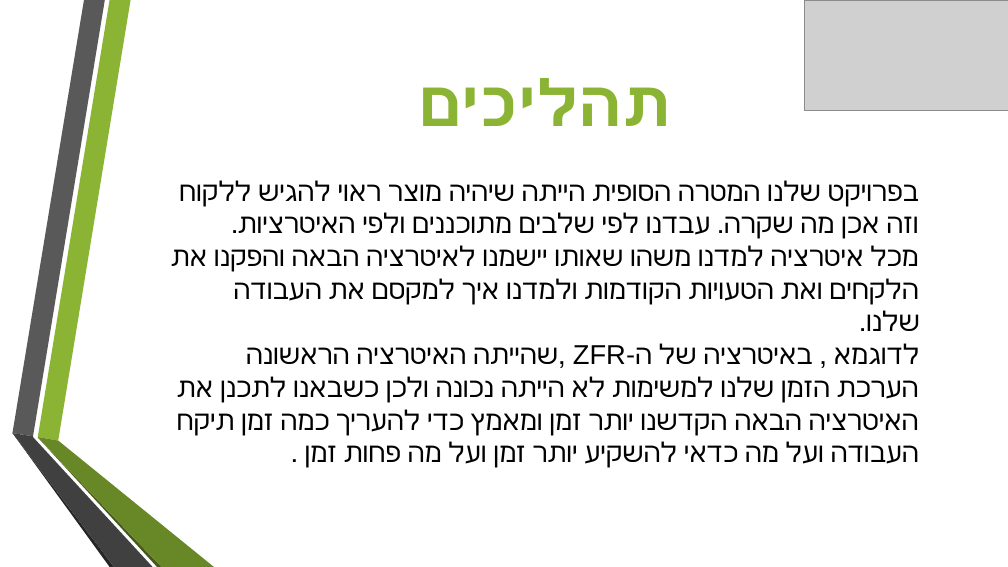
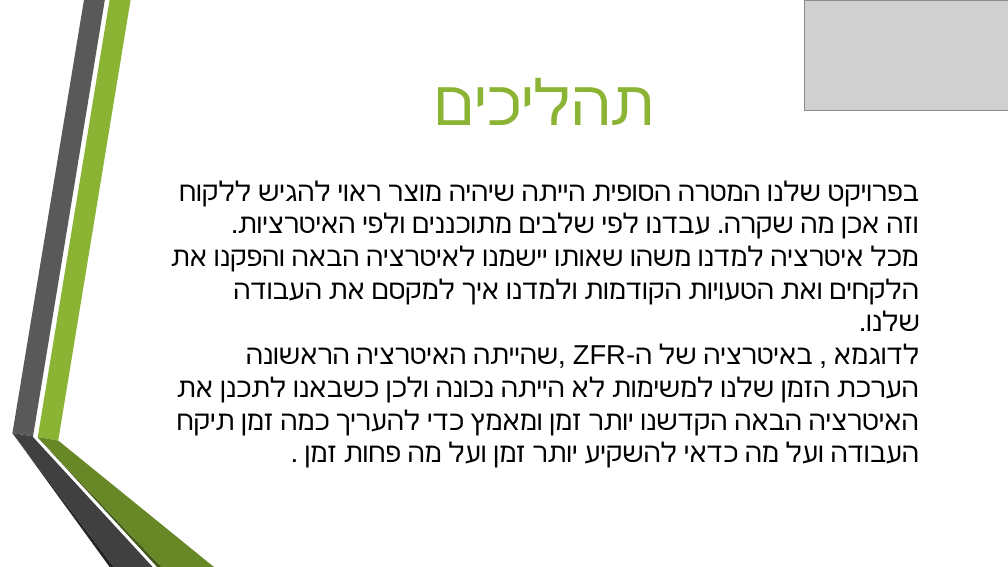
Before and after one commit to Ibrahim-Abu-Rmaileh/Seniors-In-Touchnology, a slide deck: slide 5 of design/Final Presentation/FinalPresentationSIT.pptx. Drawn at 1008x567 pixels with LibreOffice and Linux fonts; fonts in the diff are those of the drawing; grey boxes stand for pictures; background and template pictures are left out. Boxes give left, top, right and bottom in pixels: in the first picture for what was removed or moved away, otherwise in the second. Text is boxed around its words. In the diff, an @@ line names an element or a change of style, - is before the commit and + after.

Commit message:
design presentation

```diff
--- a/design/Final Presentation/FinalPresentationSIT.pptx
+++ b/design/Final Presentation/FinalPresentationSIT.pptx
@@ text "תהליכים" at box(435, 78, 654, 125): size 61 to 60 pt, bold off @@
```
Also in this commit, not shown: 6 other slides changed.
